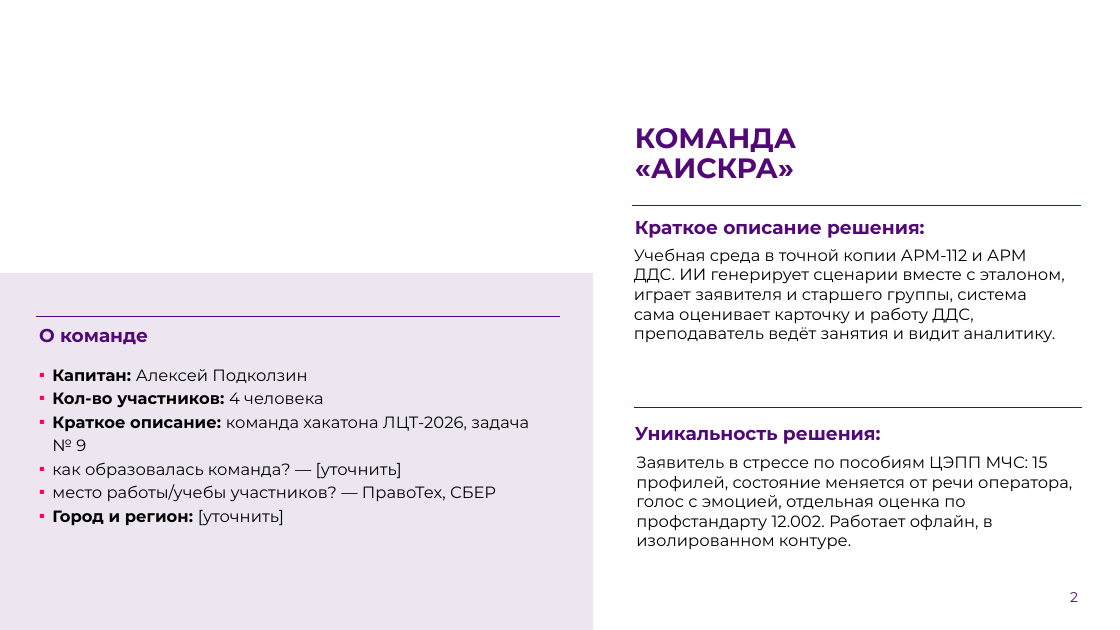
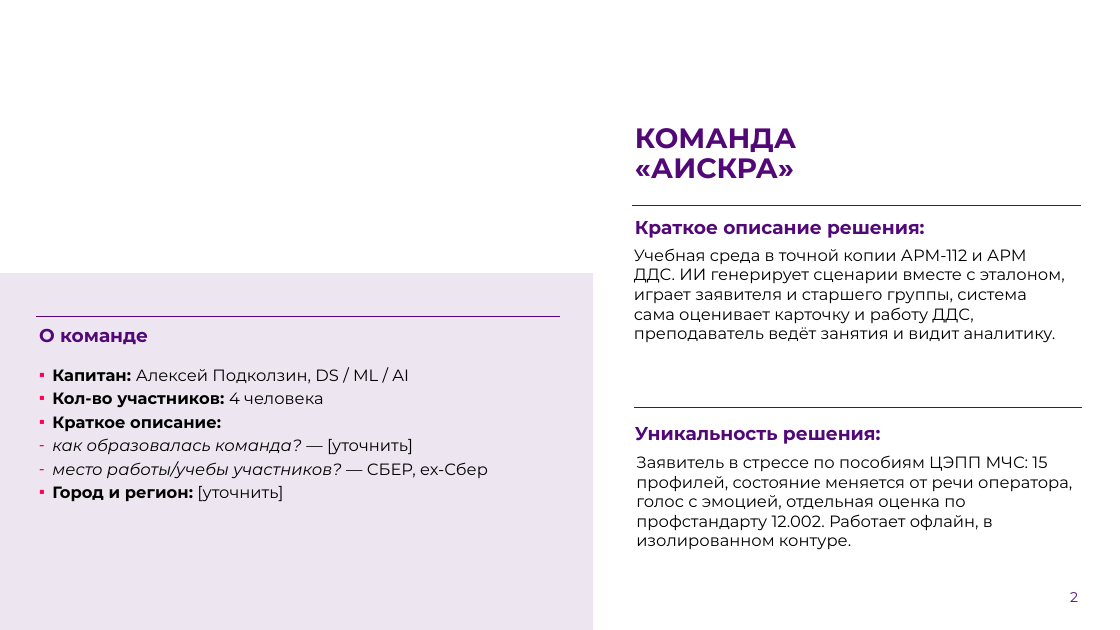
Before and after one commit to Fosh1er/MCHS_hack_AIskra, a slide deck: slide 2 of docs/presentation/АИскра_презентация_ЛЦТ2026.pptx. Drawn at 1120x630 pixels with LibreOffice and Linux fonts; fonts in the diff are those of the drawing; background and template pictures are left out. Boxes give left, top, right and bottom in pixels: in the first picture for what was removed or moved away, otherwise in the second. Text is boxed around its words. In the diff, an @@ line names an element or a change of style, - is before the commit and + after.

```diff
--- a/docs/presentation/АИскра_презентация_ЛЦТ2026.pptx
+++ b/docs/presentation/АИскра_презентация_ЛЦТ2026.pptx
@@ text at <box>52,369,409,384</box>: text changed @@
-▪ Капитан: Алексей Подколзин
+▪ Капитан: Алексей Подколзин, DS / ML / AI
@@ text at <box>52,416,221,432</box>: text changed; bold on @@
-▪ Краткое описание: команда хакатона ЛЦТ-2026, задача № 9
+▪ Краткое описание:
@@ text at <box>52,438,413,455</box>: italic on in "как образовалась команда?"; bullet ▪ to - @@
@@ text at <box>52,461,488,479</box>: text changed; italic on @@
-▪ место работы/учебы участников? — ПравоТех, СБЕР
+– место работы/учебы участников? — СБЕР, ex-Сбер
```
Also in this commit, not shown: 4 other slides changed, 1 slide added, 1 other file.
